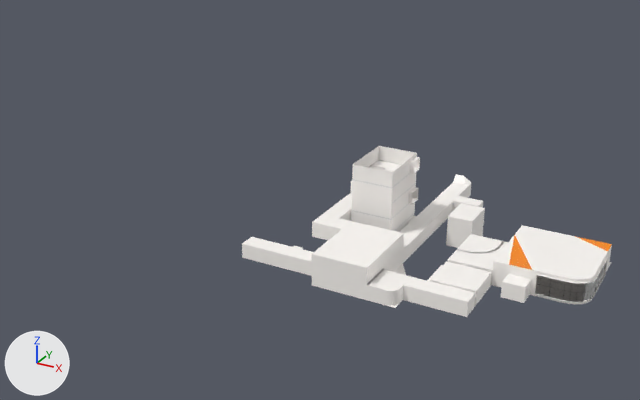
Before and after pictures for a commit that changed the glTF model assets/scenes/worlds/missions/AbandonedHospital/hospital_map.gltf.
The view is the same before and after, from a 50 mm camera at (50.0, -199.0, 127.0) aimed at (-95.0, 65.0, -5.0). Every picture has the same lights, and +X, +Y and +Z are marked at lower left. Where no turn or scale is listed for an object, it has been applied to the vertices. Vertices at the same position are counted once.

In view in the first picture: 'BigassWindow.glass', 'f1Walls-col', 'f1Walls.001', 'f1Walls.002', 'f1Walls.003', 'f1Walls.004', 'f1Walls.007', 'f1Walls.008', 'f2Walls', 'hospital_Floor1'.
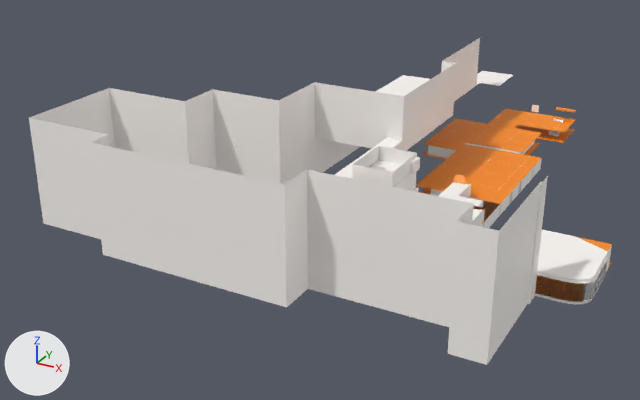
Commit message: hospital update

Edits to the bpy script that builds the scene:
```text
Change me_plane_054:
    remove me_plane_054.from_pydata(...)  # 20 vertices, 32 faces; spans x -41.04..-32.59, y 53.28..65.85, z -5.82..0.0
    add me_plane_054.from_pydata(...)  # 94 vertices, 104 faces; spans x -80.47..-32.59, y 53.28..189.85, z -5.3..4.77
    me_plane_054 part 1: a new loose piece, a box spanning x -41.04..-32.59, y 184.26..186.85, z -0.52..0.0, in mat_material_001
    me_plane_054 part 2: a new loose piece, a box spanning x -41.04..-32.59, y 184.26..186.85, z 4.25..4.77, in mat_material_001
    me_plane_054 part 3: a new loose piece of 18 vertices spanning x -80.47..-32.59, y 126.4..189.85, z -5.3, in mat_material_001
    me_plane_054 part 4: a new loose piece of 18 vertices spanning x -80.47..-32.59, y 126.4..189.85, z -0.53, in mat_material_001
    me_plane_054 part 5: 6 vertices removed from x -41.04..-32.59, y 53.28..65.85, z -5.82; 20 vertices added at x -65.47..-32.59, y 65.85..134.85, z -5.3..-0.53
Change me_plane:
    where me_plane.from_pydata(...)  # 104 vertices, 108 faces; spans x -89.0..11.6, y -1.2..83.9, z 0.0..7.0
    used by ob_hospital_floor1; parent = ob_hospitallevel; location = (78.75, -9.501, -3.97)
    me_plane part 6: texture (UV) coordinates of 108 of 108 faces, centred in x -84.7..11.2, y 0.5..82.8, z 0.0..5.8, changed; they spanned u 0.0..1.0, v 0.5..1.0 and now span u 0.26..0.69, v 0.27..0.63
Change me_plane_023:
    remove me_plane_023.from_pydata(...)  # 53 vertices, 84 faces; spans x 44.0..72.1, y -81.9..-29.3, z 4.8..10.1
    add me_plane_023.from_pydata(...)  # 46 vertices, 66 faces; spans x 44.0..72.1, y -63.1..-23.4, z 4.8..10.4
    me_plane_023 part 7: 9 vertices removed from x 54.5..72.1, y -81.9..-63.1, z 4.8..10.1; 2 vertices added at x 54.5..72.1, y -63.1, z 10.4
    me_plane_023 part 8: 64 kept faces spanning x 44.0..72.1, y -63.1..-23.4, z 4.8..10.1 get new texture (UV) coordinates
Remove ob_f1walls_001:
    ob_f1walls_001 = bpy.data.objects.new('f1Walls.001', me_plane_002)
Add ob_f4walls:
    ob_f4walls = bpy.data.objects.new('f4Walls', me_plane_008)  # 33 vertices, 38 faces; spans x 44.0..72.1, y -63.1..-9.4, z 15.8..20.7
    ob_f4walls.location = (-116.1, 80.7, 0.2)
Add ob_staircaseramp_009:
    ob_staircaseramp_009 = bpy.data.objects.new('StaircaseRamp.009', me_plane_048)
    ob_staircaseramp_009.parent = ob_staircase1
    ob_staircaseramp_009.location = (22.05, 137.0, -2.406)
    ob_staircaseramp_009.rotation_euler = (0.0, 0.0, -3.142)  # degrees (0, 0, -180)
Add ob_staircase1_006:
    ob_staircase1_006 = bpy.data.objects.new('Staircase1.006', me_plane_047)
    ob_staircase1_006.parent = ob_staircase1
    ob_staircase1_006.location = (22.05, 137.0, -2.645)
    ob_staircase1_006.rotation_euler = (0.0, 0.0, -3.142)  # degrees (0, 0, -180)
Add ob_hospital_floor4_002:
    ob_hospital_floor4_002 = bpy.data.objects.new('hospital_Floor4.002', me_plane_015)  # 24 vertices, 28 faces; spans x -3.6..55.0, y -55.9..-16.8, z -13.1..24.0
    ob_hospital_floor4_002.location = (-58.1, 40.4, 13.1)
Add ob_hospital_floor4_001:
    ob_hospital_floor4_001 = bpy.data.objects.new('hospital_Floor4.001', me_plane_013)  # 50 vertices, 55 faces; spans x -103.0..-4.0, y -56.0..125.0, z -13.0..24.0
    ob_hospital_floor4_001.location = (-58.1, 40.4, 13.1)
Add ob_hospital_floor4:
    ob_hospital_floor4 = bpy.data.objects.new('hospital_Floor4', me_plane_010)  # 52 vertices, 52 faces; spans x -49.0..14.0, y -23.0..149.0, z 3.0..8.0
    ob_hospital_floor4.location = (-58.1, 40.4, 13.1)
Add ob_f1walls_010:
    ob_f1walls_010 = bpy.data.objects.new('f1Walls.010', me_plane_006)  # 230 vertices, 322 faces; spans x -60.0..-32.6, y 65.4..134.9, z -5.3..-0.5
    ob_f1walls_010.location = (0.0, 0.0, 0.0)
Add ob_f1walls_009:
    ob_f1walls_009 = bpy.data.objects.new('f1Walls.009', me_plane_007)  # 84 vertices, 106 faces; spans x -78.5..-32.6, y 126.9..163.9, z -5.3..-0.5
    ob_f1walls_009.location = (0.0, 0.0, 0.0)
Add ob_f1walls_006:
    ob_f1walls_006 = bpy.data.objects.new('f1Walls.006', me_plane_001)  # 4 vertices, 2 faces; spans x -53.25..-49.94, y 189.85, z 0.0..3.27
    ob_f1walls_006.location = (0.0, 0.0, 0.0)
```

Location of each change, [x1, y1, x2, y2] in pixels of the pictures (640 x 400 px):
'hospital_Floor4.001', added: after [29, 38, 480, 307]
'hospital_Floor4.002', added: after [284, 169, 548, 365]
'hospital_Basement', reshaped (313% wider, 321% taller): before [446, 221, 484, 248]; after [416, 107, 576, 224]
'hospital_Floor4', added: after [335, 71, 513, 178]
'f1Walls.001', deleted: before [312, 250, 403, 300]
'f1Walls.010', added: after [431, 158, 542, 228]
'f1Walls.009', added: after [428, 141, 534, 158]
'Staircase1.006', added: after [549, 119, 563, 136]
'f1Walls.006', added: after [531, 105, 539, 112]
'f4Walls', added: after [393, 141, 402, 150]
'StaircaseRamp.009', added: after [549, 118, 564, 136]
part 1 of me_plane_054, added: after [555, 117, 575, 123]
part 2 of me_plane_054, added: after [555, 107, 576, 112]
part 3 of me_plane_054, added (brown): after [423, 125, 575, 159]
part 4 of me_plane_054, added (orange): after [423, 109, 576, 153]
part 5 of me_plane_054, built on: before [446, 235, 483, 248]; after [416, 144, 541, 222]
part 6 of me_plane, surface changed: before [354, 174, 611, 308]; after [453, 174, 611, 266]
part 7 of me_plane_023, cut back: before [312, 229, 395, 285]
part 8 of me_plane_023, surface changed: before [312, 193, 404, 257]
'f1Walls.002', unchanged, covered by the edit: before [400, 183, 485, 263]; after [439, 183, 485, 227]
'f1Walls.008', unchanged, covered by the edit: before [420, 260, 493, 317]
'f1Walls.004', unchanged, covered by the edit: before [242, 237, 313, 276]
'f1Walls.007', unchanged, covered by the edit: before [366, 269, 428, 306]
